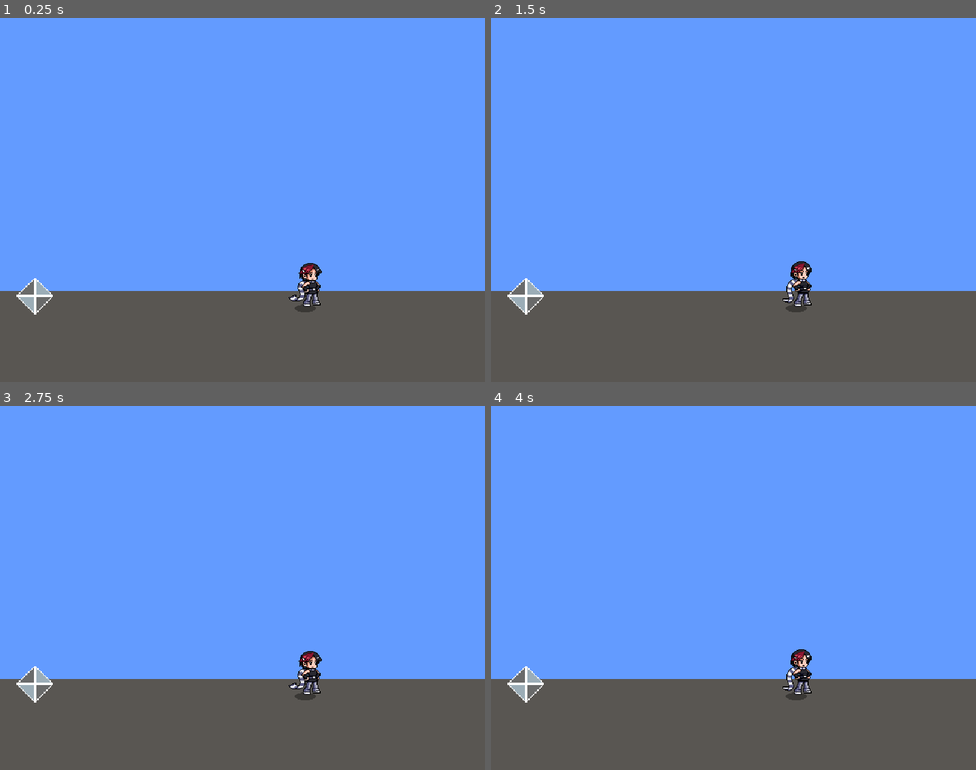
Above: before the commit, frames 1-4 (two rows, left to right).
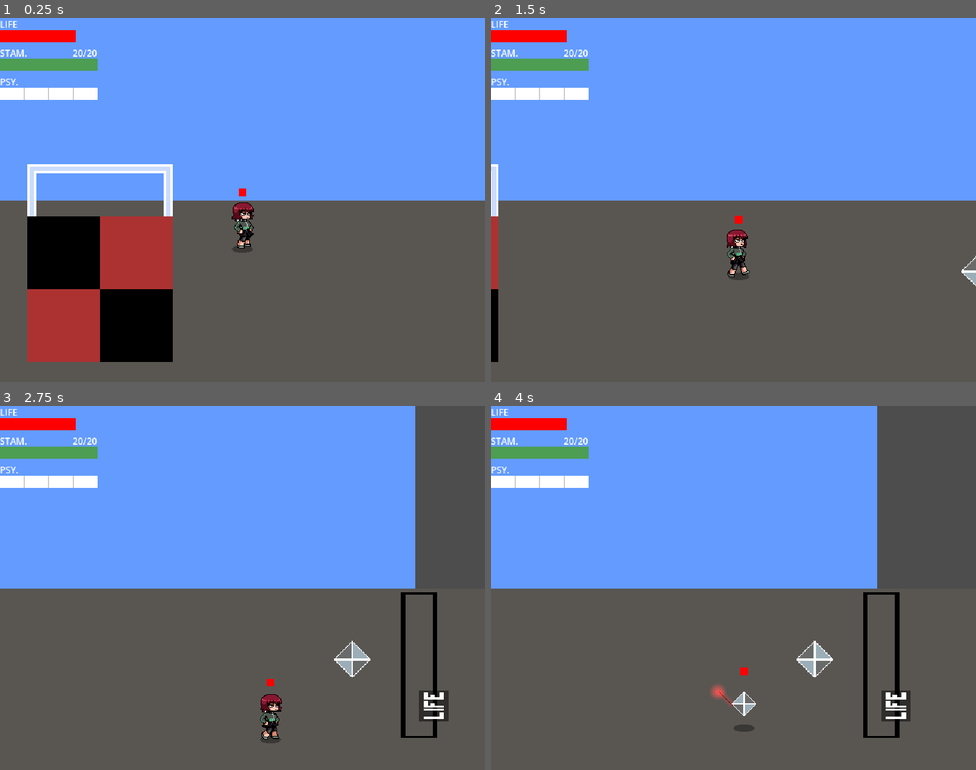
Above: after the commit, the same moments.

Repository: WarrenWarrens/CC
Game: Godot game, scene res://Scenes/WorldThree.tscn
Two runs of this game, one before a commit and one after it. Both use one fixed random seed, a clock stepped at 60 frames per second and the inputs below. This scene is started directly instead of the project's main scene.
Inputs (mouse positions are in pixels of both pictures, inside the frame that each line leads up to):
- Up to frame 1 (0.25 s): no input
- Up to frame 2 (1.5 s): tap Enter (ui_accept) at 0.5, 0.77 s; move the mouse to (840, 181) at 0.52 s; hold D (right) 0.53-1.28 s; tap R (aim) at 0.6 s; tap Q (dodge) at 0.8, 1.35 s; move the mouse to (636, 218) at 1.27 s; hold S (down) from 1.28 s (still down)
- Up to frame 3 (2.75 s): tap Enter (ui_accept) at 1.52 s; click (145, 606) at 1.55 s; move the mouse to (291, 507) at 2.02 s; release S (down) at 2.03 s; press the mouse at (291, 507) at 2.03 s; hold D (right) from 2.03 s (still down); tap R (aim) at 2.3 s
- Up to frame 4 (4 s): move the mouse to (709, 660) at 2.77 s; release D (right) at 2.78 s; release the mouse at (709, 660) at 2.78 s; hold W (up) 2.78-3.53 s; tap R (aim) at 2.85 s; tap Enter (ui_accept) at 3.02, 3.77 s; tap Q (dodge) at 3.05, 3.6 s; move the mouse to (879, 642) at 3.52 s; press the mouse at (879, 642) at 3.53 s; hold A (left) from 3.53 s (still down)

The runs differ from the first frame. In frame 1, 34% of the frame differs, in the area x 0-100%, y 0-95%; in frame 2, 28%; in frame 3, 36%; in frame 4, 39%, in the area x 0-100%, y 0-92%.
Error before the commit: Parse Error: Could not find type "CharacterDef" in the current scope. (res://GameSession.gd:11)

Commit message:
Fixed major bug preventing game from launching

Diff:
--- a/Characters/CharacterDef.tres
+++ b/CharacterDef.gd
@@ -1,28 +1,25 @@
-[gd_resource type="Resource" format=3 uid="uid://i3gv6his14d"]
-
-[sub_resource type="GDScript" id="GDScript_nxbwp"]
-script/source = "class_name CharacterDef
+class_name CharacterDef
 extends Resource
 ## One selectable character. Make real ones in the editor: right-click in FileSystem > New Resource > CharacterDef,
 ## save them as .tres files in res://Characters/ and GameSession picks them up automatically.
 
-@export var id: StringName = &\"brawler\"
-@export var display_name := \"Brawler\"
+@export var id: StringName = &"brawler"
+@export var display_name := "Brawler"
 @export var portrait: Texture2D
 
 ## Optional: a different SpriteFrames for this character. It must use the same animation names
 ## (Idle, Walk, Attack, Jump, Guard, Dodge, Stun...). Leave empty to keep the Player scene's sprite.
 @export var sprite_frames: SpriteFrames
 
-@export_group(\"Stats\")
+@export_group("Stats")
 @export var max_health := 200
 @export var start_health := 100
 @export var max_stamina := 20.0
 @export var stamina_regen := 6.0
 @export var speed_mult := 1.0
-@export_enum(\"Red\", \"Blue\", \"Yellow\", \"Purple\") var starting_style := 0
+@export_enum("Red", "Blue", "Yellow", "Purple") var starting_style := 0
 
-@export_group(\"Colours\")
+@export_group("Colours")
 @export var main_color := Color(0.75, 0.15, 0.15)
 @export var accent_color := Color(0.15, 0.35, 0.75)
 
@@ -36,17 +33,13 @@
 		return
 	mat = mat.duplicate() as ShaderMaterial   # never edit the shared material
 	body.material = mat
-	_set_ramp(mat, \"main\", tint)
-	_set_ramp(mat, \"accent\", accent_color)
+	_set_ramp(mat, "main", tint)
+	_set_ramp(mat, "accent", accent_color)
 
 
 func _set_ramp(mat: ShaderMaterial, prefix: String, base: Color) -> void:
-	mat.set_shader_parameter(prefix + \"_1_dst\", base.darkened(0.45))
-	mat.set_shader_parameter(prefix + \"_2_dst\", base.darkened(0.25))
-	mat.set_shader_parameter(prefix + \"_3_dst\", base)
-	mat.set_shader_parameter(prefix + \"_4_dst\", base.lightened(0.25))
-	mat.set_shader_parameter(prefix + \"_5_dst\", base.lightened(0.45))
-"
-
-[resource]
-script = SubResource("GDScript_nxbwp")
+	mat.set_shader_parameter(prefix + "_1_dst", base.darkened(0.45))
+	mat.set_shader_parameter(prefix + "_2_dst", base.darkened(0.25))
+	mat.set_shader_parameter(prefix + "_3_dst", base)
+	mat.set_shader_parameter(prefix + "_4_dst", base.lightened(0.25))
+	mat.set_shader_parameter(prefix + "_5_dst", base.lightened(0.45))
--- a/CharacterSelect.gd
+++ b/Characters/CharacterSelect.gd
@@ -7,6 +7,7 @@
 
 
 func _ready() -> void:
+	set_anchors_and_offsets_preset(Control.PRESET_FULL_RECT)   # a root Control would otherwise be 0x0
 	var margin := MarginContainer.new()
 	margin.set_anchors_and_offsets_preset(Control.PRESET_FULL_RECT)
 	for side in ["left", "right", "top", "bottom"]:
@@ -29,6 +30,11 @@
 	start.pressed.connect(_on_start)
 	box.add_child(start)
 	start.grab_focus()
+
+	var back := Button.new()
+	back.text = "Back"
+	back.pressed.connect(GameSession.back_to_menu)
+	box.add_child(back)
 
 
 func _make_row(i: int) -> HBoxContainer:
--- a/Scenes/CharacterSelect.tscn
+++ b/Characters/CharacterSelect.tscn
@@ -1,6 +1,6 @@
 [gd_scene format=3 uid="uid://c7b4yq52byco3"]
 
-[ext_resource type="Script" uid="uid://c164ggowkhmyt" path="res://CharacterSelect.gd" id="1_r5nmx"]
+[ext_resource type="Script" uid="uid://c164ggowkhmyt" path="res://Characters/CharacterSelect.gd" id="1_rq1t4"]
 
 [node name="Control" type="Control" unique_id=1362907438]
 layout_mode = 3
@@ -9,4 +9,4 @@
 anchor_bottom = 1.0
 grow_horizontal = 2
 grow_vertical = 2
-script = ExtResource("1_r5nmx")
+script = ExtResource("1_rq1t4")
--- a/Characters/Player.gd
+++ b/Characters/Player.gd
@@ -149,7 +149,7 @@
 		current_state = State.JUMPING
 		z_velocity = JUMP_FORCE
 		body_sprite.play("Jump")
-	elif Input.is_action_just_pressed("punch") and PlayerStats.use_stamina(2):
+	elif Input.is_action_just_pressed("punch") and stats.use_stamina(2):
 		current_state = State.PUNCHING
 		body_sprite.play("Attack")
 		hitbox.monitoring = true
@@ -159,7 +159,7 @@
 	elif Input.is_action_pressed("guard"):
 		current_state = State.GUARDING
 		body_sprite.play("Guard")
-	elif Input.is_action_just_pressed("dodge") and Stats.use_stamina(5):
+	elif Input.is_action_just_pressed("dodge") and stats.use_stamina(5):
 		current_state = State.DODGING
 		velocity = ramp_adjust(facing_direction * DODGE_SPEED)
 		body_sprite.play("Dodge")
@@ -178,10 +178,10 @@
 	if is_invincible or current_state == State.DODGING:
 		return
 	elif current_state == State.GUARDING:
-		PlayerStats.take_damage(ceili(amount / 2.0))
+		stats.take_damage(ceili(amount / 2.0))
 		hitbox.set_deferred("monitoring", false)
 		velocity = knockback_dir * 75
-		PlayerStats.use_stamina(2)
+		stats.use_stamina(2)
 		return
 	else:
 		if current_state == State.AIMING:
@@ -190,7 +190,7 @@
 		current_state = State.STUNNED
 		body_sprite.play("Stun")
 		velocity = knockback_dir * 200
-		PlayerStats.take_damage(amount)
+		stats.take_damage(amount)
 
 		is_invincible = true
 
@@ -225,7 +225,7 @@
 			_hit_targets.append(target)
 			var knockback = global_position.direction_to(target.global_position)
 			target.take_damage(10, knockback)
-			PlayerStats.add_psy(10)
+			stats.add_psy(10)
 
 func _on_body_frame_changed() -> void:
 	if current_state == State.PUNCHING and body_sprite.animation == "Attack":
--- a/GameSession.gd
+++ b/GameSession.gd
@@ -6,7 +6,11 @@
 const MAX_PLAYERS := 4
 const CHARACTER_DIR := "res://Characters"
 const SELECT_SCENE := "res://Scenes/CharacterSelect.tscn"   # change to your paths
-const FIRST_LEVEL := "res://Scenes/WorldOne.tscn"
+const MENU_SCENE := "res://MainMenu/MainMenu.tscn"
+const FIRST_LEVEL := "res://Scenes/WorldFive.tscn"
+
+## The level the select screen will start. Set by open_select().
+var next_level := FIRST_LEVEL
 
 var roster: Array[CharacterDef] = []
 
@@ -29,13 +33,21 @@
 	return slots
 
 
-func start_level(path := FIRST_LEVEL) -> void:
+## Starts a level. With no path it starts `next_level` (what the main menu picked).
+func start_level(path := "") -> void:
 	_alive = 0
-	get_tree().change_scene_to_file(path)
+	get_tree().change_scene_to_file(path if path != "" else next_level)
 
 
-func open_select() -> void:
+## The main menu calls this: remember which level was chosen, then show the character select screen.
+func open_select(level_path := "") -> void:
+	if level_path != "":
+		next_level = level_path
 	get_tree().change_scene_to_file(SELECT_SCENE)
+
+
+func back_to_menu() -> void:
+	get_tree().change_scene_to_file(MENU_SCENE)
 
 
 ## Each Player calls this once it has its Stats.
--- /dev/null
+++ b/Scenes/HUD.gd
@@ -0,0 +1,9 @@
+extends CanvasLayer
+
+# This receives the stats node from World.gd and passes it to every bar
+func bind(player_stats: Node) -> void:
+	# Loop through all the UI elements inside the VBoxContainer
+	for bar in $VBoxContainer.get_children():
+		# If the UI element is a StatBar, tell it to bind to the player
+		if bar is StatBar:
+			bar.bind(player_stats)
--- a/Scenes/HUD.tscn
+++ b/Scenes/HUD.tscn
@@ -1,9 +1,11 @@
 [gd_scene format=3 uid="uid://m8dr44jj6kwf"]
 
+[ext_resource type="Script" uid="uid://c6nscldmif1h3" path="res://Scenes/HUD.gd" id="1_jo1ms"]
 [ext_resource type="Script" uid="uid://dhfk4wsm5m6p" path="res://Script/StatBar.gd" id="1_sd512"]
 
 [node name="HUD" type="CanvasLayer" unique_id=1426414201]
 layer = 10
+script = ExtResource("1_jo1ms")
 
 [node name="VBoxContainer" type="VBoxContainer" parent="." unique_id=1328866415]
 offset_right = 40.0
--- a/Script/Pickup.gd
+++ b/Script/Pickup.gd
@@ -48,5 +48,5 @@
 	if _collected or body.name != "Player":
 		return
 	_collected = true
-	PlayerStats.change_health(20)
+	#stats.change_health(20)
 	queue_free()
--- a/Script/StatBar.gd
+++ b/Script/StatBar.gd
@@ -25,6 +25,9 @@
 var _title_label: Label
 var _value_label: Label
 
+# FIX: Add a reference to hold the specific player's Stats node
+var _target_stats: Stats = null
+
 func _ready() -> void:
 	mouse_filter = Control.MOUSE_FILTER_IGNORE
 	_header_h = font_size + 4.0
@@ -32,7 +35,17 @@
 	_title_label.text = title
 	_value_label = _make_label(HORIZONTAL_ALIGNMENT_RIGHT)
 	_value_label.visible = show_values
-	_shown = float(PlayerStats.get(stat))
+
+	# Fallback for singleplayer testing if bind() isn't called quickly enough
+	if Engine.is_editor_hint() == false and _target_stats == null:
+		var players = get_tree().get_nodes_in_group("players")
+		if players.size() > 0 and players[0].has_node("Stats"):
+			_target_stats = players[0].get_node("Stats")
+
+	if _target_stats:
+		_shown = float(_target_stats.get(stat))
+	else:
+		_shown = 0.0
 
 func _make_label(align: HorizontalAlignment) -> Label:
 	var l := Label.new()
@@ -47,8 +60,14 @@
 
 func _process(delta: float) -> void:
 	_time += delta
-	_target = float(PlayerStats.get(stat))
-	_max = maxf(float(PlayerStats.get("max_" + stat)), 0.001)
+
+	# FIX: Only attempt to read stats if we have a valid reference
+	if not is_instance_valid(_target_stats):
+		return
+
+	# Read from the instanced Stats node, not the old PlayerStats Autoload
+	_target = float(_target_stats.get(stat))
+	_max = maxf(float(_target_stats.get("max_" + stat)), 0.001)
 	_shown = move_toward(_shown, _target, _max * drain_speed * delta)
 
 	var w := _bar_w()
@@ -73,8 +92,11 @@
 		for i in range(1, chunks):
 			draw_rect(Rect2(w * i / chunks - 1.0, _header_h, 2.0, bar_height), divider_color)
 
-func bind(stats: Stats) -> void:
-	_bind_children(self, stats)
+# FIX: Make bind setup the direct reference for this specific bar
+func bind(target_stats: Stats) -> void:
+	_target_stats = target_stats
+	if is_inside_tree():
+		_shown = float(_target_stats.get(stat))
 
 func _bind_children(node: Node, stats: Stats) -> void:
 	for c in node.get_children():
Not shown, added: CharacterDef.gd.uid
Renamed: CharacterSelect.gd.uid -> Characters/CharacterSelect.gd.uid
Not shown, added: Scenes/HUD.gd.uid
Not shown, added: .DS_Store
